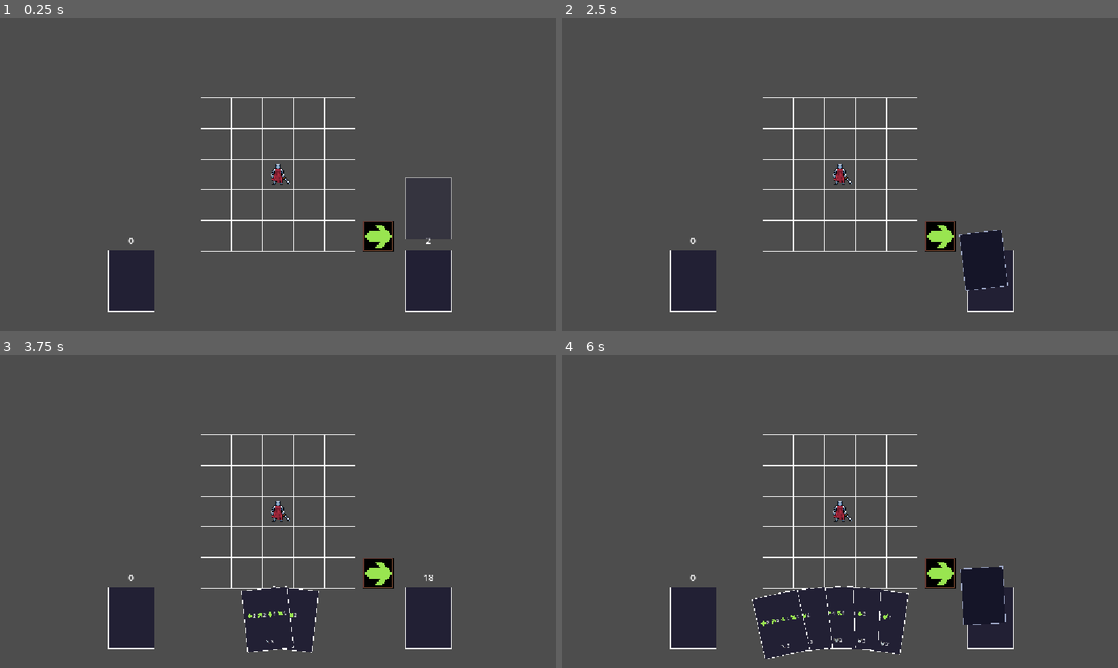
Above: before the commit, frames 1-4 (two rows, left to right).
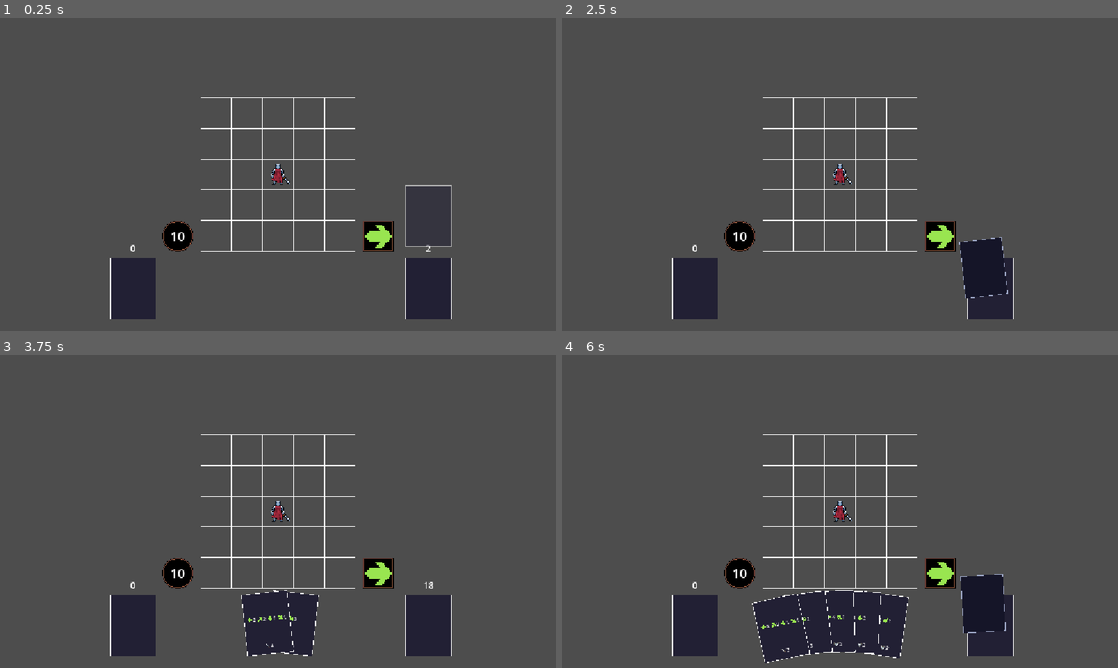
Above: after the commit, the same moments.

Repository: TheLizarditto/Foxtrot1Prototipo
Game: Godot game, scene res://Scenes/main.tscn
Two runs of this game, one before a commit and one after it. Both use one fixed random seed, a clock stepped at 60 frames per second and the inputs below.
Inputs (mouse positions are in pixels of both pictures, inside the frame that each line leads up to):
- Up to frame 1 (0.25 s): no input
- Up to frame 2 (2.5 s): move the mouse to (962, 158) at 0.52 s; click (962, 158) at 0.67 s; move the mouse to (728, 190) at 1.27 s; click (728, 190) at 1.42 s; move the mouse to (895, 105) at 2.02 s; click (895, 105) at 2.17 s
- Up to frame 3 (3.75 s): move the mouse to (250, 574) at 2.77 s; click (250, 574) at 2.92 s; move the mouse to (444, 558) at 3.52 s; click (444, 558) at 3.67 s
- Up to frame 4 (6 s): move the mouse to (673, 464) at 4.27 s; click (673, 464) at 4.42 s; move the mouse to (867, 511) at 5.02 s; click (867, 511) at 5.17 s; move the mouse to (756, 433) at 5.77 s; click (756, 433) at 5.92 s

The runs differ from the first frame. In frame 1, 1.9% of the frame differs, in the area x 19-82%, y 50-97%; in frame 2, 1.6%; in frame 3, 2.1%; in frame 4, 2.8%, in the area x 19-82%, y 64-99%.

Commit message:
Feat: agregue el contador de PA, su escena y script. Acomode visuales de la mano y mazos.

Diff:
--- a/Scenes/main.tscn
+++ b/Scenes/main.tscn
@@ -7,6 +7,7 @@
 [ext_resource type="PackedScene" uid="uid://crn0o8ffxj31a" path="res://Scenes/mazo_robo.tscn" id="6_vuy8l"]
 [ext_resource type="PackedScene" uid="uid://cmk7l3x5ocbqa" path="res://Scenes/mazo_descarte.tscn" id="7_ses36"]
 [ext_resource type="PackedScene" path="res://Scenes/mano.tscn" id="8_mano"]
+[ext_resource type="PackedScene" path="res://Scenes/puntos_accion.tscn" id="9_puntos_accion"]
 
 [node name="Main" type="Node2D" unique_id=1545272933]
 
@@ -23,11 +24,14 @@
 visible = false
 
 [node name="MazoRobo" parent="." unique_id=2142932877 instance=ExtResource("6_vuy8l")]
-position = Vector2(312, 220)
+position = Vector2(312, 236)
 
 [node name="MazoDescarte" parent="." unique_id=1951663907 instance=ExtResource("7_ses36")]
-position = Vector2(-304, 220)
+position = Vector2(-300, 236)
+
+[node name="PuntosAccion" parent="." unique_id=1505677691 instance=ExtResource("9_puntos_accion")]
+position = Vector2(-208, 128)
 
 [node name="Mano" parent="." unique_id=1620002229 instance=ExtResource("8_mano")]
 z_index = 10
-position = Vector2(4, 220)
+position = Vector2(4, 228)
--- /dev/null
+++ b/Scenes/puntos_accion.tscn
@@ -0,0 +1,23 @@
+[gd_scene load_steps=3 format=3]
+
+[ext_resource type="Script" path="res://Scripts/puntos_accion.gd" id="1_puntos"]
+[ext_resource type="Texture2D" path="res://Assets/PA/pa.png" id="2_pa"]
+
+[node name="PuntosAccion" type="Node2D"]
+script = ExtResource("1_puntos")
+
+[node name="Sprite" type="Sprite2D" parent="."]
+texture = ExtResource("2_pa")
+
+[node name="ContadorPuntos" type="Label" parent="."]
+offset_left = -32.0
+offset_top = -32.0
+offset_right = 32.0
+offset_bottom = 32.0
+theme_override_colors/font_color = Color(1, 1, 1, 1)
+theme_override_colors/font_outline_color = Color(0.05, 0.05, 0.05, 1)
+theme_override_constants/outline_size = 4
+theme_override_font_sizes/font_size = 26
+text = "10"
+horizontal_alignment = 1
+vertical_alignment = 1
--- /dev/null
+++ b/Scripts/puntos_accion.gd
@@ -0,0 +1,30 @@
+extends Node2D
+class_name PuntosAccion
+
+@export_range(0, 99, 1) var maximo_puntos_por_turno := 10
+
+@onready var contador_puntos: Label = $ContadorPuntos
+
+var puntos_disponibles := 0
+
+
+# Inicia cada partida con todos los puntos disponibles.
+func _ready() -> void:
+	recargar()
+
+
+# Restaura los puntos disponibles al máximo configurado para el nuevo turno.
+func recargar() -> void:
+	puntos_disponibles = maxi(maximo_puntos_por_turno, 0)
+	_actualizar_contador()
+
+
+# Devuelve los puntos que estarán disponibles para futuras acciones.
+func cantidad() -> int:
+	return puntos_disponibles
+
+
+# Refleja el valor actual encima del sprite de puntos de acción.
+func _actualizar_contador() -> void:
+	if is_node_ready():
+		contador_puntos.text = str(puntos_disponibles)
--- a/Scripts/turnos.gd
+++ b/Scripts/turnos.gd
@@ -4,11 +4,13 @@
 @export var ruta_mazo_robo: NodePath = "../MazoRobo"
 @export var ruta_mazo_descarte: NodePath = "../MazoDescarte"
 @export var ruta_mano: NodePath = "../Mano"
+@export var ruta_puntos_accion: NodePath = "../PuntosAccion"
 
 @onready var baraja: Baraja = get_node(ruta_baraja)
 @onready var mazo_robo: MazoRobo = get_node(ruta_mazo_robo)
 @onready var mazo_descarte: MazoDescarte = get_node(ruta_mazo_descarte)
 @onready var mano: Mano = get_node(ruta_mano)
+@onready var puntos_accion: PuntosAccion = get_node(ruta_puntos_accion)
 @onready var boton_turno: TextureButton = $BotonTurno
 
 const SELECCION_DESCARTE := preload("res://Scripts/seleccion_descarte.gd")
@@ -43,6 +45,7 @@
 # Avanza exactamente un turno cada vez que se llama.
 func avanzar_turno() -> void:
 	turno_actual += 1
+	puntos_accion.recargar()
 
 # Permite elegir descartes y confirmar antes de rellenar la mano y avanzar.
 func _al_presionar_boton_turno() -> void:
Binary file added: Assets/PA/pa.png
Not shown, added: Assets/PA/pa.png.import
Not shown, added: Scripts/puntos_accion.gd.uid
